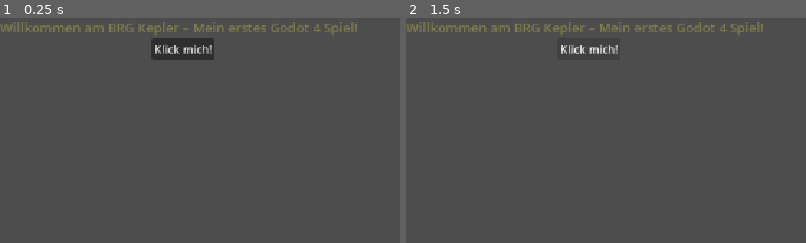
Above: before the commit, frames 1-2 (left to right).
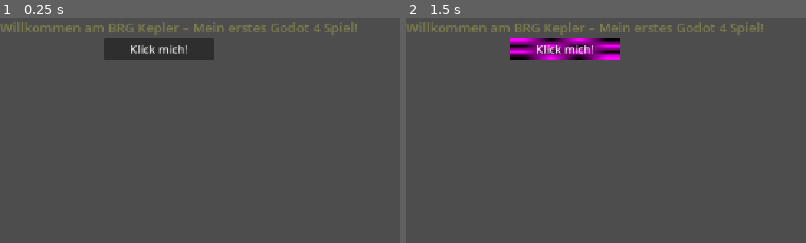
Above: after the commit, the same moments.

Repository: Hamza-cs2/2026-6B-it15-godot-hkapic2021
Game: Godot game, scene res://main.tscn
The game is run twice, just before and just after one commit, with the same random seed, the same clock (stepped at 60 frames per second) and the same inputs.
Inputs:
- Up to frame 1 (0.25 s): no input
- Up to frame 2 (1.5 s): click "Klick mich!" at 0.5 s; click "Klick mich!" at 1.25 s
The pictures show only the part of the screen within x 0-50%, y 0-50%; the shares and areas given below are measured in that part.

The runs differ from the first frame. In frame 1, 1.5% of the frame differs, in the area x 26-53%, y 8-19%; in frame 2, 2.7%, in the area x 26-54%, y 8-19%.

Commit message:
button leuchtet

Diff:
--- a/2026-6b-it-15-godot-hkapic-2021/main.tscn
+++ b/2026-6b-it-15-godot-hkapic-2021/main.tscn
@@ -1,4 +1,9 @@
 [gd_scene format=3 uid="uid://dton36ls3v300"]
+
+[sub_resource type="ImageTexture" id="ImageTexture_7dm0k"]
+
+[sub_resource type="StyleBoxTexture" id="StyleBoxTexture_xawgp"]
+texture = SubResource("ImageTexture_7dm0k")
 
 [node name="Main" type="Control" unique_id=1455713351]
 layout_mode = 3
@@ -19,8 +24,9 @@
 
 [node name="Button" type="Button" parent="." unique_id=1546457935]
 layout_mode = 0
-offset_left = 218.0
+offset_left = 149.0
 offset_top = 29.0
 offset_right = 309.0
 offset_bottom = 60.0
+theme_override_styles/hover = SubResource("StyleBoxTexture_xawgp")
 text = "Klick mich!"
